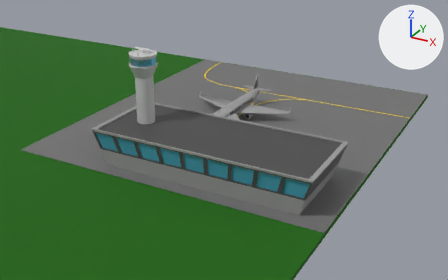
An edit to the glTF model dist/scene.ff4dff5e.glb, drawn before and after from the same camera.
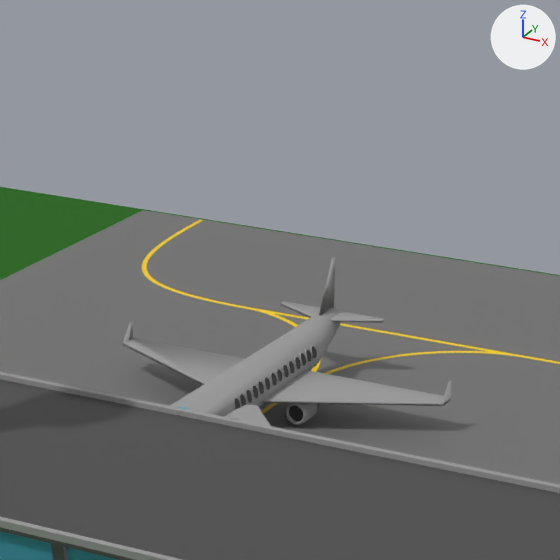
Each version is shown whole from a 50 mm lens placed at (19.44, -3.92, 6.82), pointed at (11.63, 10.27, -0.27), then close up on the part from 37% to 72% of the width and 0% to 56% of the height. Lighting does not change. The marker at upper right points along +X, +Y and +Z. Where no turn or scale is listed for an object, it has been applied to the vertices. Vertices at the same position are counted once.

In view in the first close-up: 'AirportTerminal', 'AirportTerminal.002', 'Ground', 'Plane'.
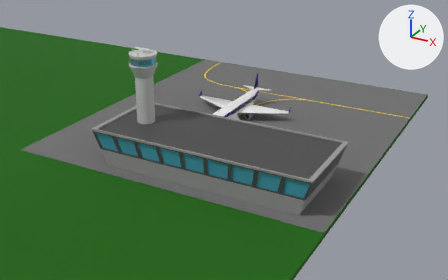
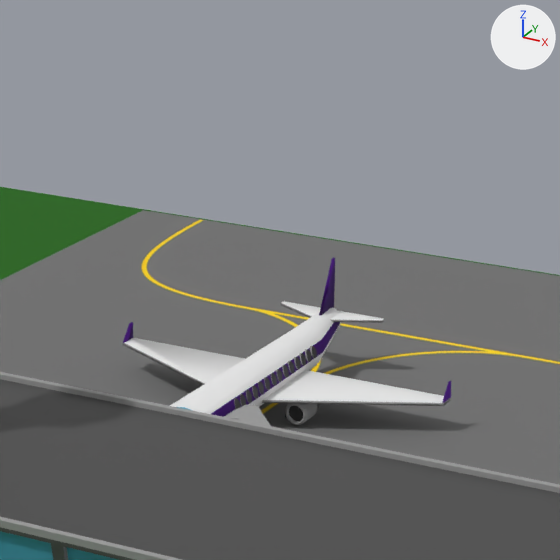
Commit message: Airplane livery

Boxes [x1, y1, x2, y2] around the edits, measured in the close-ups (560 x 560 px):
part 1 of me_cube_004, recoloured (grey to purple): [123, 257, 452, 417] in both
part 2 of me_cube_004, recoloured (grey to white): [125, 301, 444, 414] in both

Diff of the bpy script that builds the scene:
```diff
--- a/dist/scene.ff4dff5e.glb.py
+++ b/dist/scene.ff4dff5e.glb.py
@@ mat_airplanewhite @@
+mat_airplanewhite = principled_material('AirplaneWhite')
+mat_airplanewhite.base_color = (0.8, 0.8, 0.8)  # white #e7e7e7
+mat_airplanewhite.roughness = 1.0
@@ mat_airplaneaccentstripe @@
+mat_airplaneaccentstripe = principled_material('AirplaneAccentStripe')
+mat_airplaneaccentstripe.base_color = (0.0488, 0.0, 0.171)  # dark purple #3e0073
+mat_airplaneaccentstripe.roughness = 1.0
@@ me_cube_004 @@
 me_cube_004.from_pydata(...)  # 3097 vertices, 5666 faces; spans x -0.09..1.08, y 1.82..4.84, z -1.01..1.03
 # used by ob_airportterminal_002; location = (12.761, 7.877, 0.541); scale = (-2.55, 1.0, 0.479)
+# me_cube_004 part 1: 112 faces spanning x -0.09..1.08, y 1.82..4.8, z -0.46..1.03 switch from mat_material_002 (grey #9c9c9c) to mat_airplaneaccentstripe (dark purple #3e0073)
+# me_cube_004 part 2: 503 faces spanning x -0.09..1.08, y 1.82..4.8, z -0.77..0.13 switch from mat_material_002 (grey #9c9c9c) to mat_airplanewhite (white #e7e7e7)
 me_cube_004.materials.append(mat_terminalglass)
```
